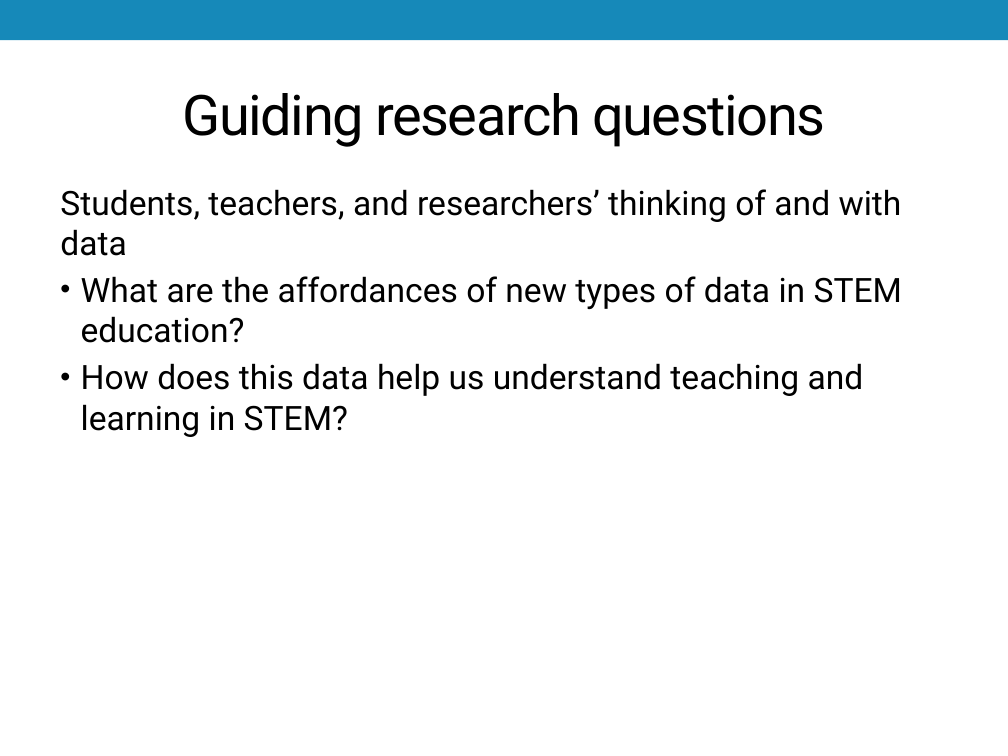
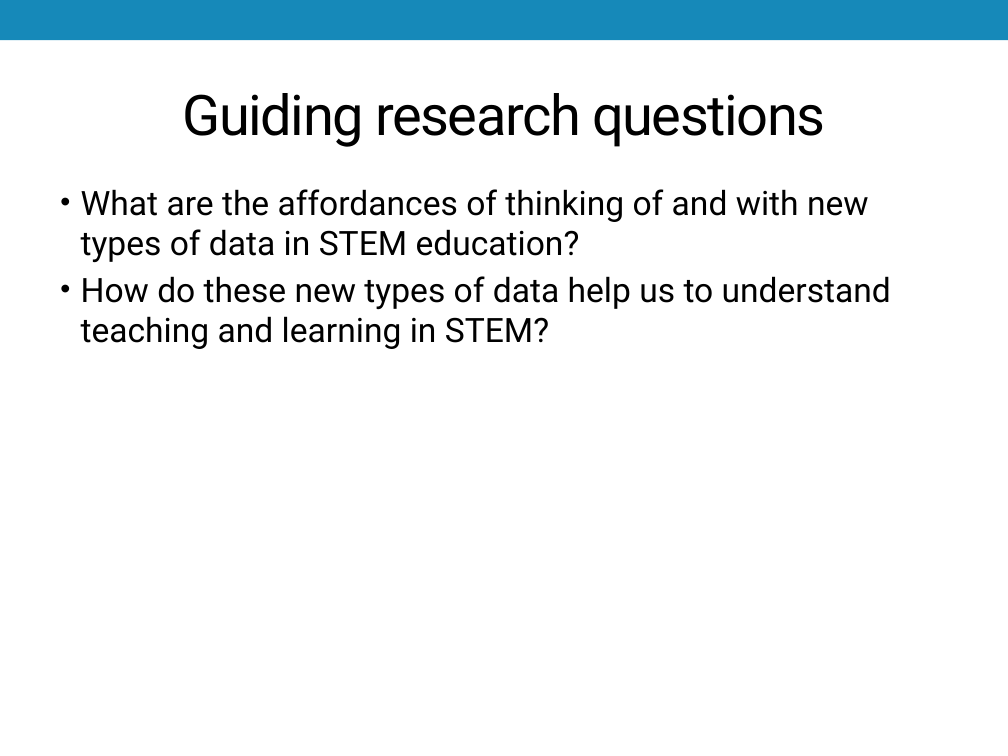
Before and after one commit to jrosen48/job-talk, a slide deck: slide 5 of 2018-1-15-Rosenberg-UT-Knoxville-talk.pptx (slide 4 before the commit). Drawn at 1008x756 pixels with LibreOffice and Linux fonts; fonts in the diff are those of the drawing. Boxes give left, top, right and bottom in pixels: in the first picture for what was removed or moved away, otherwise in the second. Text is boxed around its words. In the diff, an @@ line names an element or a change of style, - is before the commit and + after.

```diff
--- a/2018-1-15-Rosenberg-UT-Knoxville-talk.pptx
+++ b/2018-1-15-Rosenberg-UT-Knoxville-talk.pptx
@@ text at [81, 189, 891, 349]: text changed @@
-Students, teachers, and researchers’ thinking of and with data
-• What are the affordances of new types of data in STEM education?
-• How does this data help us understand teaching and learning in STEM?
+• What are the affordances of thinking of and with new types of data in STEM education?
+• How do these new types of data help us to understand teaching and learning in STEM?
```
Also in this commit, not shown: 1 other slide changed, 34 slides added, 2 slides removed, 1 other file.
